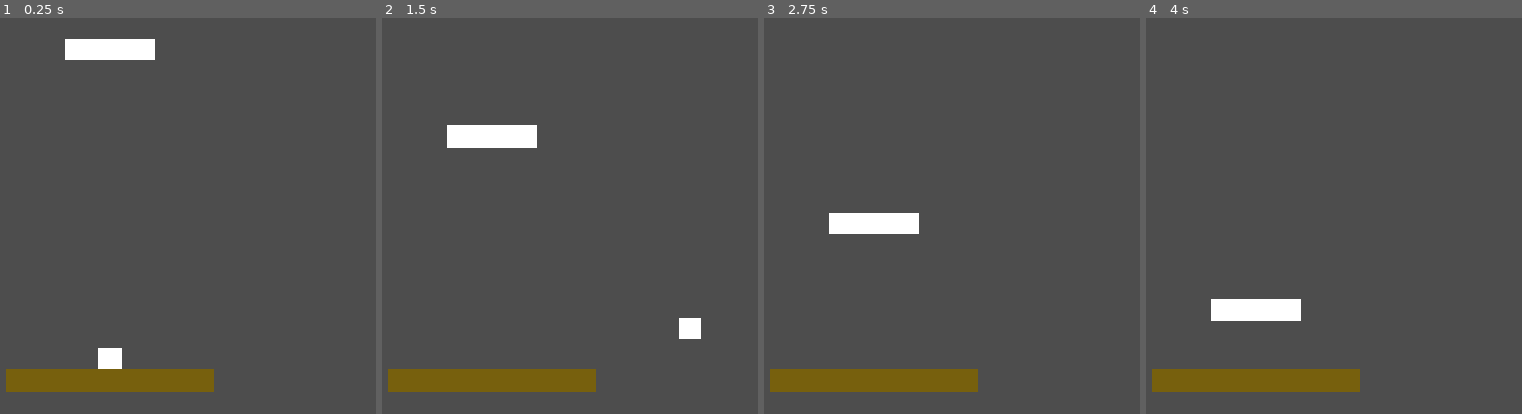
Above: before the commit, frames 1-4 (left to right).
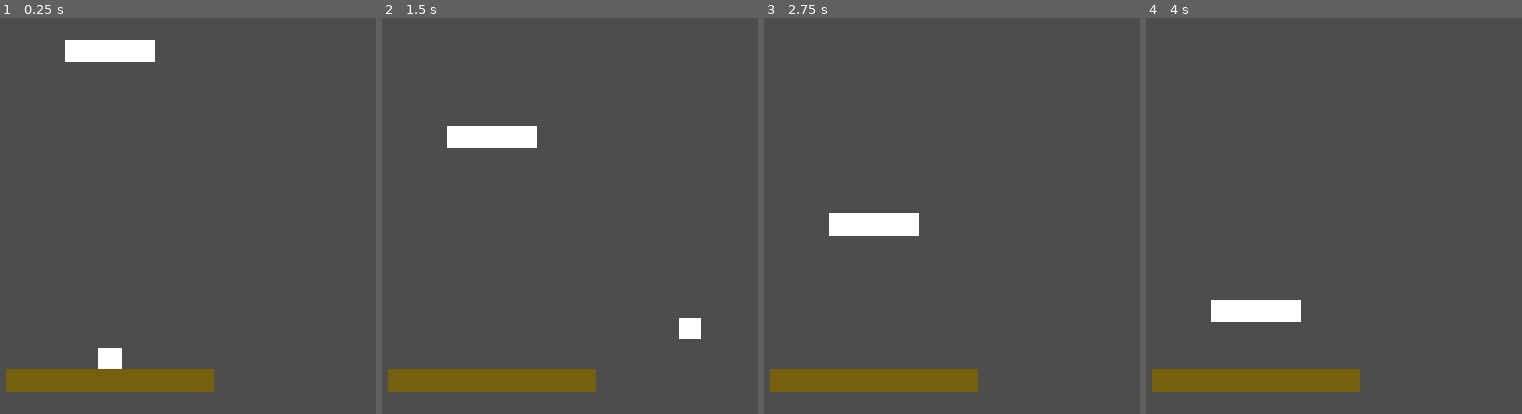
Above: after the commit, the same moments.

Repository: NxtCreator/heap
Game: Godot game, scene res://scenes/main.tscn
Two runs of this game, one before a commit and one after it. Both use one fixed random seed, a clock stepped at 60 frames per second and the inputs below.
Inputs (mouse positions are in pixels of both pictures, inside the frame that each line leads up to):
- Up to frame 1 (0.25 s): no input
- Up to frame 2 (1.5 s): tap Enter at 0.5 s; move the mouse to (667, 168) at 0.52 s; hold Right (move_right) from 0.53 s (still down); tap Alt at 0.6 s; click (667, 168) at 0.67 s; tap Up (move_up) at 0.77 s; move the mouse to (outside the picture) at 1.27 s; tap Shift at 1.35 s
- Up to frame 3 (2.75 s): tap Up (move_up) at 1.52 s; move the mouse to (955, 89) at 2.02 s; release Right (move_right) at 2.03 s; hold Left (move_left) from 2.03 s (still down); tap Alt at 2.1 s
- Up to frame 4 (4 s): move the mouse to (1217, 279) at 2.77 s; release Left (move_left) at 2.78 s; hold Right (move_right) from 2.78 s (still down); tap Shift at 2.85 s; click (1217, 279) at 2.92 s; tap Up (move_up) at 3.02, 3.77 s; move the mouse to (1495, 255) at 3.52 s; tap Alt at 3.6 s

The runs differ from the first frame. In frame 1, 0.2% of the frame differs, in the area x 17-42%, y 5-12%; in frame 2, less than 0.1%; in frame 3, 0.1%; in frame 4, 0.1%.

Commit message:
Fix platform errors by disabling Sync To Physics so move_and_collide works

Diff:
--- a/scenes/platform.tscn
+++ b/scenes/platform.tscn
@@ -9,6 +9,7 @@
 size = Vector2(128, 32)
 
 [node name="Platform" type="AnimatableBody2D" unique_id=425192982]
+sync_to_physics = false
 script = ExtResource("1_ba0x2")
 
 [node name="CollisionShape2D" type="CollisionShape2D" parent="." unique_id=809683834]
